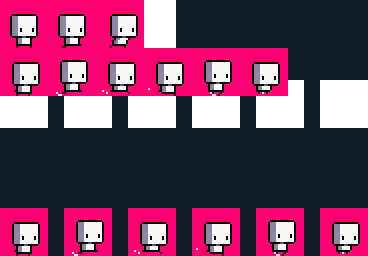
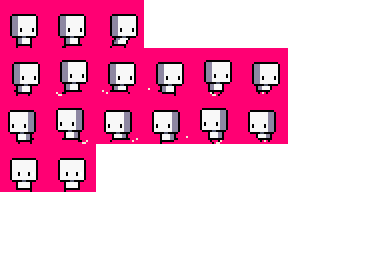
Two versions of the same layered image (368×256). Layer-by-layer changes:
added layer "Calque Copié #17" above "Calque Copié #16" over [48, 144, 96, 192]
added layer "Calque Copié #16" above "Calque Copié #3" over [0, 144, 48, 192]
added layer "Calque Copié #15" above "Calque Copié #7" over [240, 96, 288, 144]
added layer "Calque Copié #14" above "Calque Copié #6" over [192, 96, 240, 144]
added layer "Calque Copié #13" above "Calque Copié #5" over [144, 96, 192, 144]
added layer "Calque Copié #12" above "Calque Copié #4" over [96, 96, 144, 144]
added layer "Calque Copié #11" above "Calque Copié #2" over [48, 96, 96, 144]
added layer "Calque Copié #10" above "Calque Copié #1" over [0, 96, 48, 144]
hid "Calque Copié" over [0, 128, 368, 256]
hid "Arrière-plan (0ms)" over [0, 0, 368, 128]
